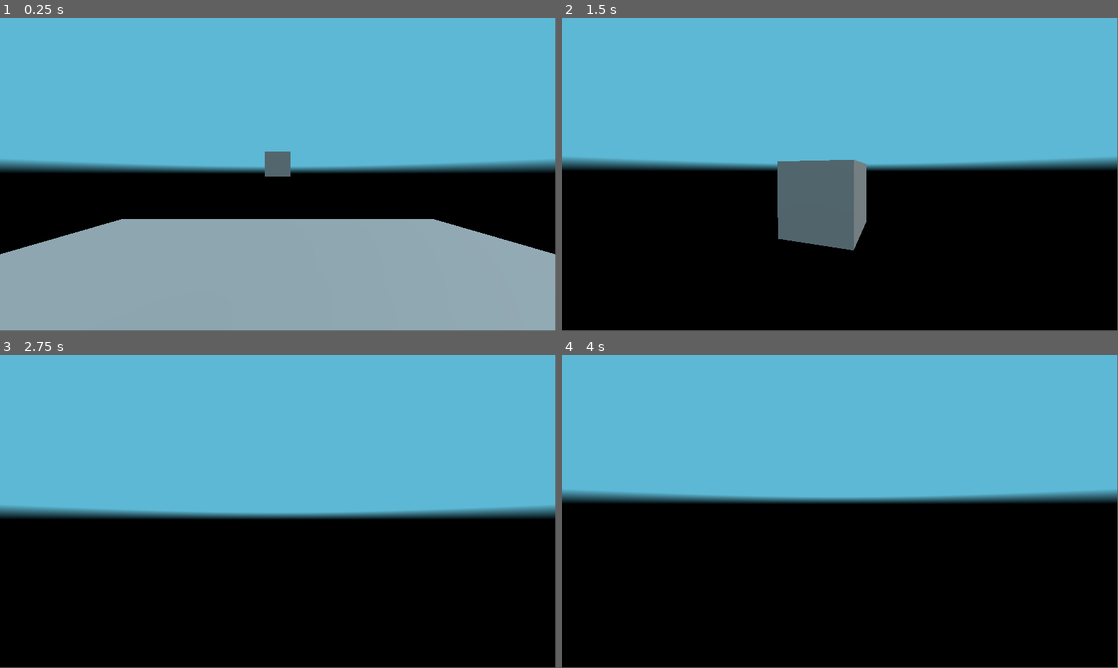
Above: before the commit, frames 1-4 (two rows, left to right).
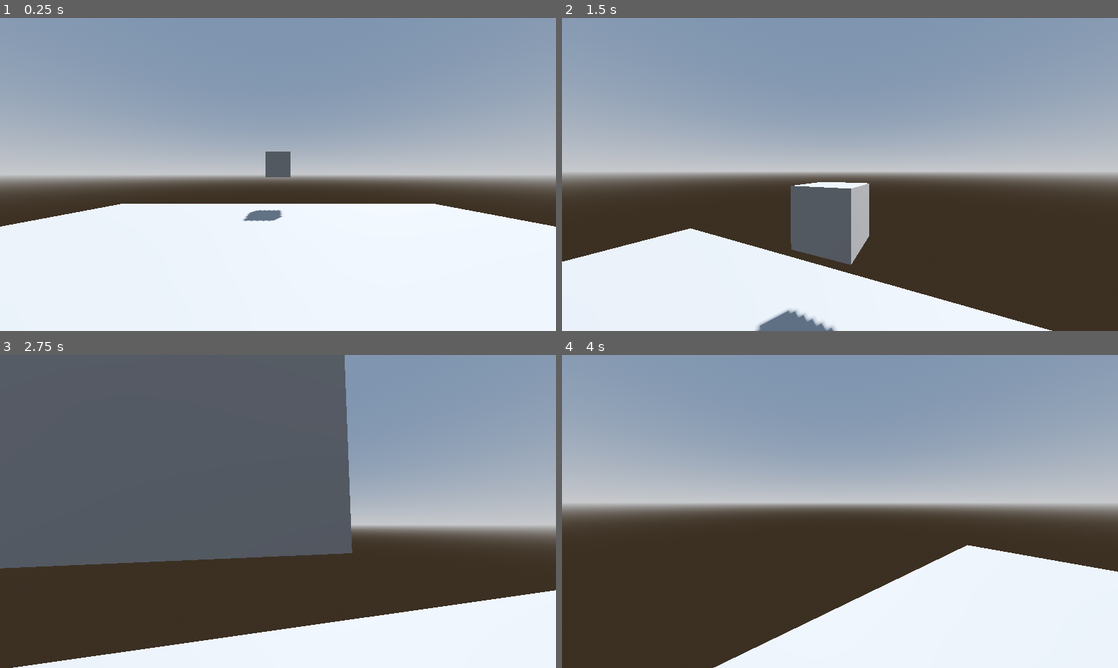
Above: after the commit, the same moments.

Repository: MultySerey/utmn_eco_game
Game: Godot game, scene res://game_world.tscn
The game is run twice, just before and just after one commit, with the same random seed, the same clock (stepped at 60 frames per second) and the same inputs.
Inputs (mouse positions are in pixels of both pictures, inside the frame that each line leads up to):
- Up to frame 1 (0.25 s): no input
- Up to frame 2 (1.5 s): tap Enter at 0.5 s; move the mouse to (867, 171) at 0.52 s; hold W (up) from 0.53 s (still down); tap Space (jump) at 0.77 s; move the mouse to (812, 174) at 1.27 s
- Up to frame 3 (2.75 s): keep holding W (up); tap Space (jump) at 1.52 s; move the mouse to (289, 505) at 2.02 s
- Up to frame 4 (4 s): keep holding W (up); tap Space (jump) at 2.75, 3.02, 3.77 s; move the mouse to (834, 514) at 2.77 s; move the mouse to (878, 514) at 3.52 s
In our replay, the window is 799x449 before the commit and 800x450 after it. These sizes can differ from the game's own. Grey fills any space a smaller window leaves; there, only what the larger window draws over its background counts as a difference.

The runs differ from the first frame. In frame 1, 99% of the frame differs, in the area x 0-100%, y 0-100%; in frame 2, 98%; in frame 3, 100%; in frame 4, 100%.

Commit message:
better sky shader, player mesh, csg container

Diff:
--- a/SkyShader.gdshader
+++ /dev/null
@@ -1,13 +0,0 @@
-shader_type sky;
-
-uniform vec3 skyColor : source_color;
-uniform vec3 horizonColor: source_color;
-
-uniform float horizonBlend: hint_range(0.01, 1) = 0.05;
-uniform float horizonLevel: hint_range(-0.5, 0.5) = 0;
-
-void sky() {
-	float col = clamp(EYEDIR.y/horizonBlend+horizonLevel,0.0,1.0);
-	vec3 finalCol = mix(horizonColor,skyColor,col);
-	COLOR = finalCol;
-}
--- a/game_world.tscn
+++ b/game_world.tscn
@@ -1,50 +1,37 @@
-[gd_scene load_steps=8 format=3 uid="uid://dp6ga78d6fhpn"]
+[gd_scene load_steps=5 format=3 uid="uid://dp6ga78d6fhpn"]
 
-[ext_resource type="Shader" path="res://SkyShader.gdshader" id="2_eieni"]
 [ext_resource type="PackedScene" uid="uid://bixrskqe0dihu" path="res://player.tscn" id="2_uprq6"]
 
-[sub_resource type="BoxShape3D" id="BoxShape3D_labfj"]
-size = Vector3(10, 1, 10)
+[sub_resource type="ProceduralSkyMaterial" id="ProceduralSkyMaterial_1x3ls"]
+sky_horizon_color = Color(0.64625, 0.65575, 0.67075, 1)
+ground_horizon_color = Color(0.64625, 0.65575, 0.67075, 1)
 
-[sub_resource type="BoxMesh" id="BoxMesh_vq7nw"]
-size = Vector3(10, 1, 10)
+[sub_resource type="Sky" id="Sky_pm0rh"]
+sky_material = SubResource("ProceduralSkyMaterial_1x3ls")
 
-[sub_resource type="ShaderMaterial" id="ShaderMaterial_njfsc"]
-shader = ExtResource("2_eieni")
-shader_parameter/skyColor = Color(0.360784, 0.721569, 0.831373, 1)
-shader_parameter/horizonColor = null
-shader_parameter/horizonBlend = 0.05
-shader_parameter/horizonLevel = 0.0
-
-[sub_resource type="Sky" id="Sky_o5egc"]
-sky_material = SubResource("ShaderMaterial_njfsc")
-
-[sub_resource type="Environment" id="Environment_3xxie"]
+[sub_resource type="Environment" id="Environment_1fmom"]
 background_mode = 2
-sky = SubResource("Sky_o5egc")
-ambient_light_source = 3
-reflected_light_source = 2
+sky = SubResource("Sky_pm0rh")
+tonemap_mode = 2
+glow_enabled = true
 
 [node name="game_world" type="Node3D"]
 
+[node name="WorldEnvironment" type="WorldEnvironment" parent="."]
+environment = SubResource("Environment_1fmom")
+
 [node name="DirectionalLight3D" type="DirectionalLight3D" parent="."]
-transform = Transform3D(0.838528, 0, 0.544859, -0.523145, 0.279494, 0.80511, -0.152285, -0.960147, 0.234363, 0, 0, 0)
+transform = Transform3D(-0.866023, -0.433016, 0.250001, 0, 0.499998, 0.866027, -0.500003, 0.749999, -0.43301, 0, 0, 0)
+shadow_enabled = true
 
 [node name="player" parent="." instance=ExtResource("2_uprq6")]
 transform = Transform3D(1, 0, 0, 0, 1, 0, 0, 0, 1, 0, 1.5, 0)
 
-[node name="StaticBody3D" type="StaticBody3D" parent="."]
+[node name="CSGCombiner3D" type="CSGCombiner3D" parent="."]
+use_collision = true
 
-[node name="CollisionShape3D" type="CollisionShape3D" parent="StaticBody3D"]
-transform = Transform3D(1.00189, 0, 0, 0, 1.00189, 0, 0, 0, 1.00189, 0, 0, 0)
-shape = SubResource("BoxShape3D_labfj")
+[node name="CSGBox3D" type="CSGBox3D" parent="CSGCombiner3D"]
+size = Vector3(16, 1, 16)
 
-[node name="MeshInstance3D" type="MeshInstance3D" parent="StaticBody3D"]
-transform = Transform3D(1.02975, 0, 0, 0, 1.02975, 0, 0, 0, 1.02975, 0, 0, 0)
-mesh = SubResource("BoxMesh_vq7nw")
-
-[node name="CSGBox3D" type="CSGBox3D" parent="."]
+[node name="CSGBox3D2" type="CSGBox3D" parent="CSGCombiner3D"]
 transform = Transform3D(1, 0, 0, 0, 1, 0, 0, 0, 1, 0, 2.39915, -6.68109)
-
-[node name="WorldEnvironment" type="WorldEnvironment" parent="."]
-environment = SubResource("Environment_3xxie")
--- a/player.gd
+++ b/player.gd
@@ -1,13 +1,14 @@
 extends CharacterBody3D
 
 @export var SPEED = 5.0
-@export var JUMP_VELOCITY = 4.5
+@export var JUMP_VELOCITY = 5
 @export_range(0, 0.5, 0.05) var mouse_sensetivity = 0.3
 
 # Get the gravity from the project settings to be synced with RigidBody nodes.
 var gravity = ProjectSettings.get_setting("physics/3d/default_gravity")
 
 @onready var _camera = $player_camera
+var mouse_lock: bool
 
 
 func _ready() -> void:
@@ -19,6 +20,8 @@
 		_camera.rotate_x(deg_to_rad(-event.relative.y * mouse_sensetivity))
 		rotate_y(deg_to_rad(-event.relative.x * mouse_sensetivity))
 		_camera.rotation_degrees.x = clamp(_camera.rotation_degrees.x, -89.9, 89.9)
+
+	# if event is InputEventKey :
 
 
 func _physics_process(delta):
--- a/player.tscn
+++ b/player.tscn
@@ -1,8 +1,10 @@
-[gd_scene load_steps=3 format=3 uid="uid://bixrskqe0dihu"]
+[gd_scene load_steps=4 format=3 uid="uid://bixrskqe0dihu"]
 
 [ext_resource type="Script" path="res://player.gd" id="1_tyv5o"]
 
 [sub_resource type="CapsuleShape3D" id="CapsuleShape3D_plj66"]
+
+[sub_resource type="CapsuleMesh" id="CapsuleMesh_xcxnk"]
 
 [node name="player" type="CharacterBody3D"]
 script = ExtResource("1_tyv5o")
@@ -13,3 +15,6 @@
 [node name="player_camera" type="Camera3D" parent="."]
 transform = Transform3D(1, 0, 0, 0, 1, 0, 0, 0, 1, 0, 0.5, 0)
 fov = 90.0
+
+[node name="MeshInstance3D" type="MeshInstance3D" parent="."]
+mesh = SubResource("CapsuleMesh_xcxnk")
--- a/project.godot
+++ b/project.godot
@@ -14,6 +14,11 @@
 run/main_scene="res://game_world.tscn"
 config/features=PackedStringArray("4.2", "Forward Plus")
 config/icon="res://icon.svg"
+
+[display]
+
+window/size/viewport_width=1600
+window/size/viewport_height=900
 
 [input]
 
